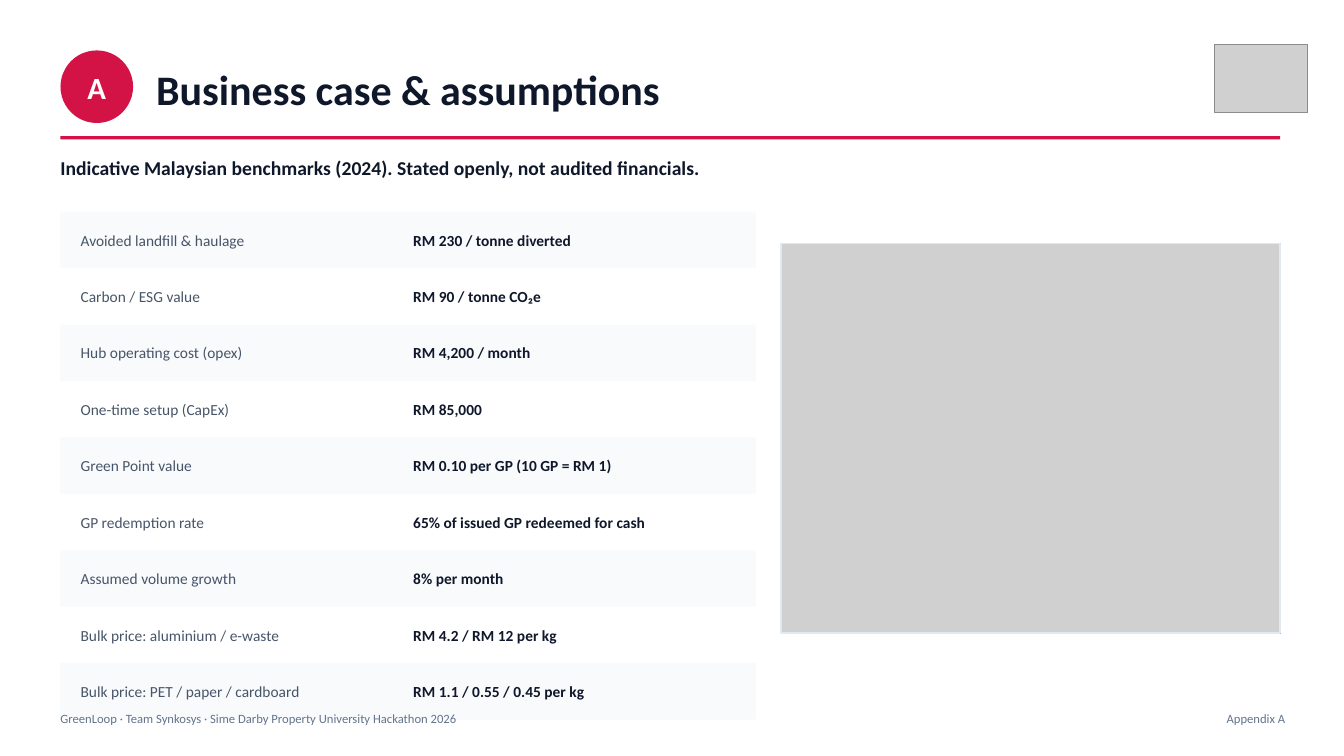
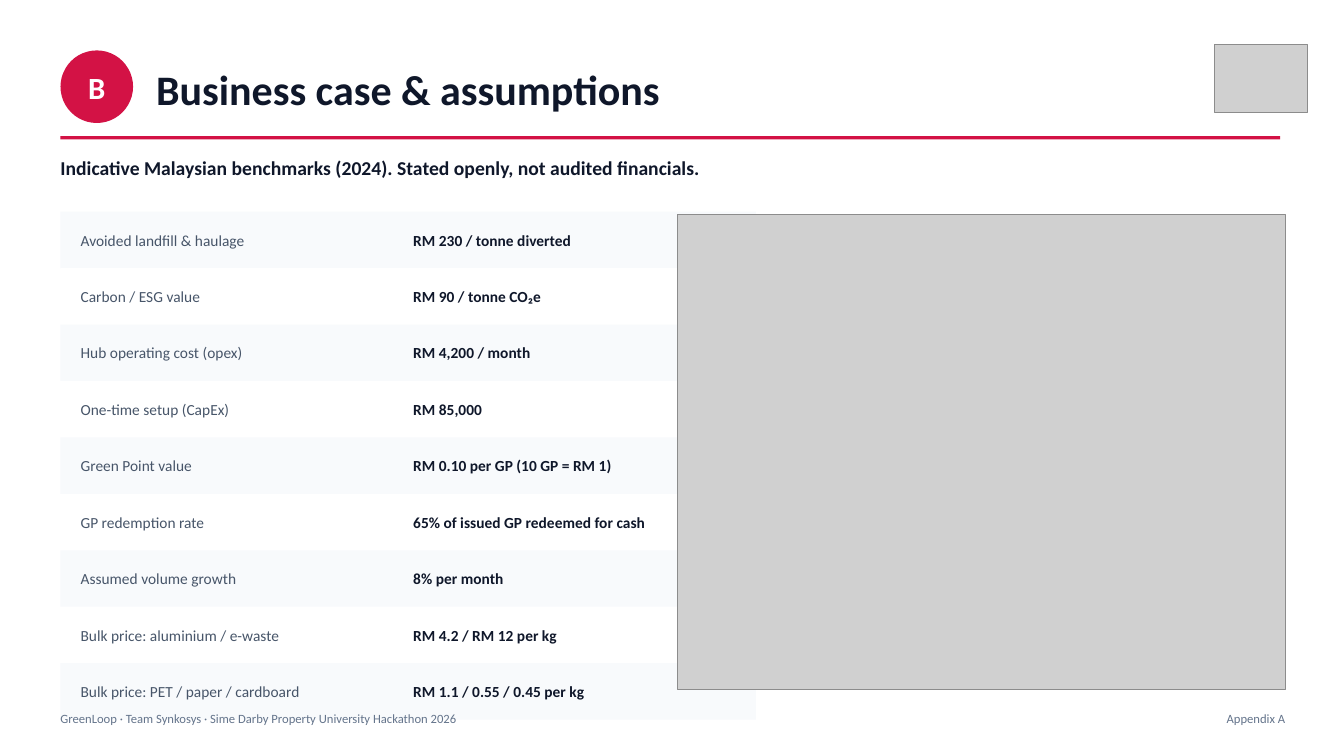
Before and after one commit to NajibAzir/greenloop, a slide deck: slide 3 of GreenLoop_Appendix.pptx (slide 2 before the commit). Drawn at 1344x756 pixels with LibreOffice and Linux fonts; fonts in the diff are those of the drawing; grey boxes stand for pictures. Boxes give left, top, right and bottom in pixels: in the first picture for what was removed or moved away, otherwise in the second. Text is boxed around its words. In the diff, an @@ line names an element or a change of style, - is before the commit and + after.

```diff
--- a/GreenLoop_Appendix.pptx
+++ b/GreenLoop_Appendix.pptx
@@ text in ellipse at (88,79,105,99): text changed @@
-A
+B
@@ picture: place and size @@
-picture at (781,244,1280,634)
+picture at (678,215,1286,690)
@@ rectangle removed at (781,244,1280,634) @@
```
Also in this commit, not shown: 3 other slides changed, 8 slides added.
